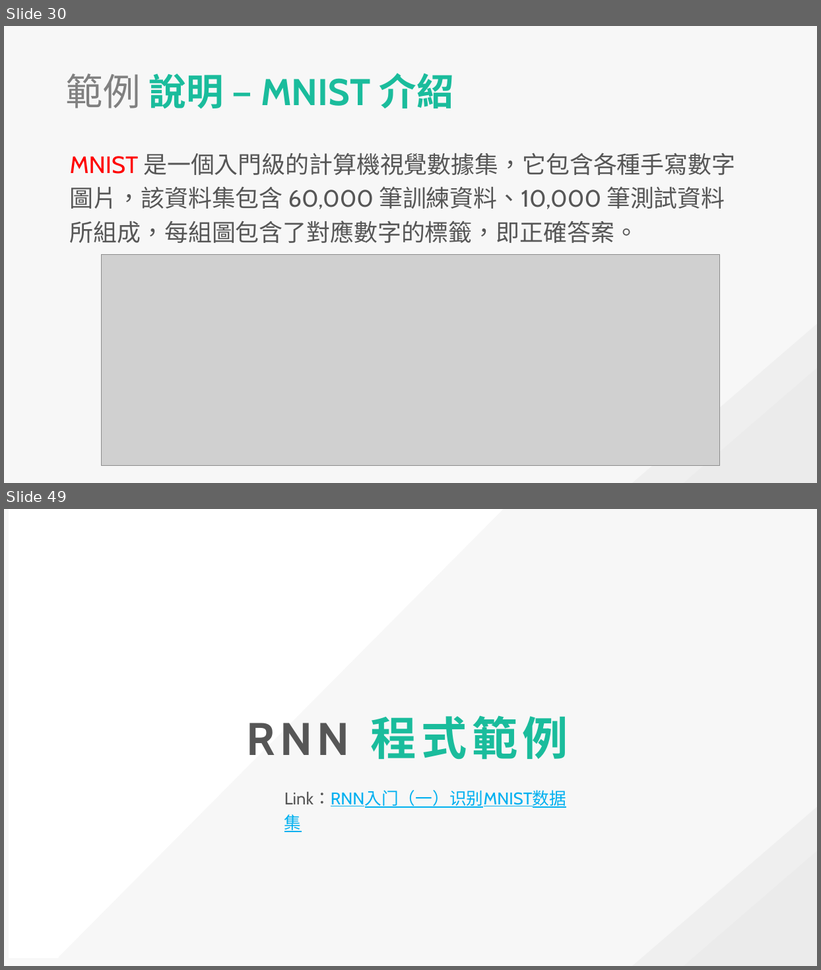
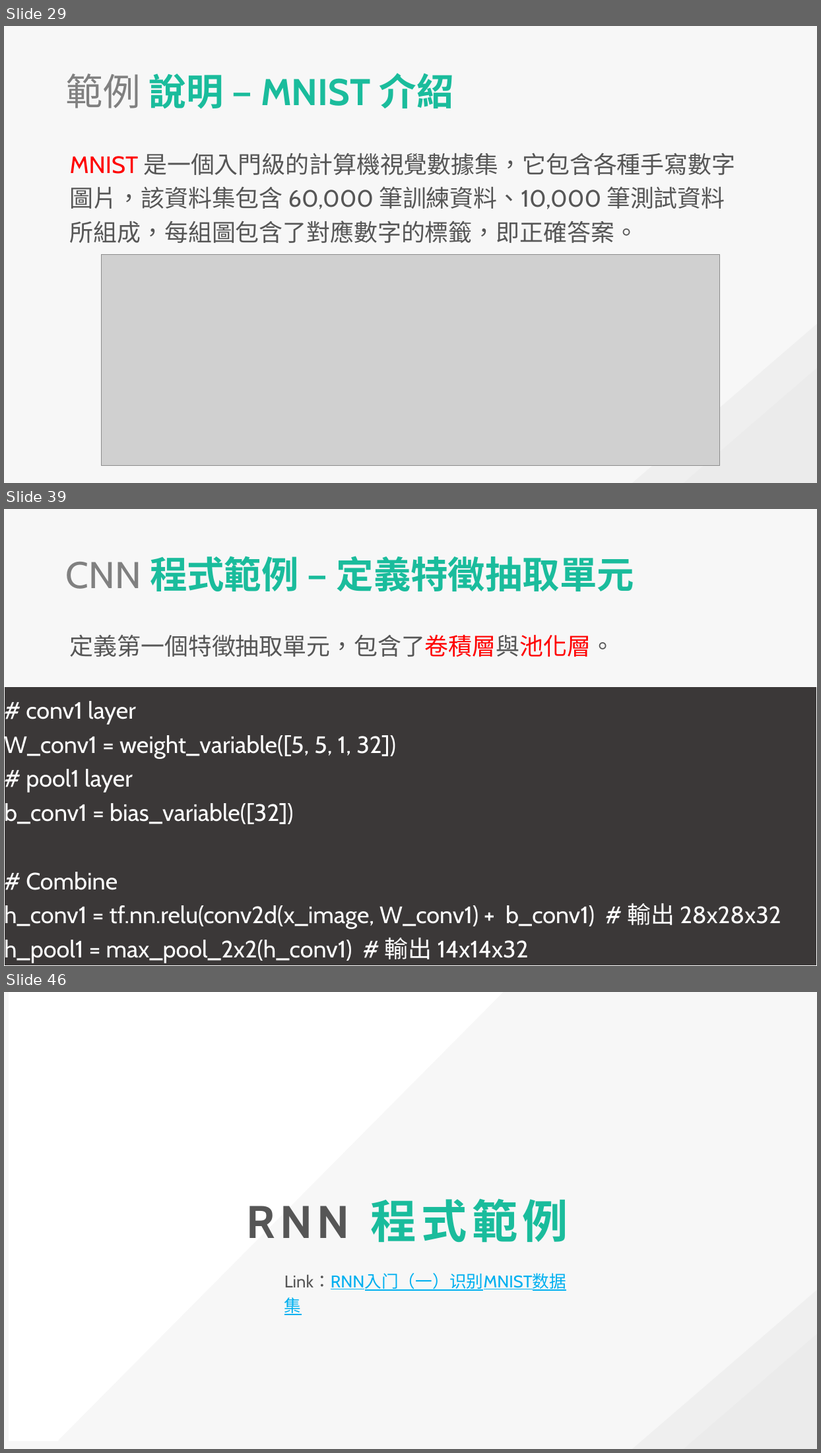
Before and after one commit to explooosion/deep-learn-example, a slide deck: CNN&RNN_20181019.pptx. Shown one above the other, each under a label of ours: slides 30 and 49 before the commit, slides 29, 39 and 46 after it; the slides between them are not shown. The pictures are 821x970 and 821x1453 pixels, drawn with LibreOffice and Linux fonts; fonts in the diff are those of the drawing; grey boxes stand for pictures. Boxes give left, top, right and bottom in pixels: in the first picture for what was removed or moved away, otherwise in the second. Text is boxed around its words. In the diff, an @@ line names an element or a change of style, - is before the commit and + after.

```diff
--- a/CNN&RNN_20181019.pptx
+++ b/CNN&RNN_20181019.pptx
@@ slide 39 added at bbox=[4, 509, 817, 966], background #F7F7F7; not listed: 2 template elements that a slide beside it also shows @@
@@ text added at bbox=[66, 556, 635, 591], 44 pt, text #1ABC9C, bold @@
+CNN 程式範例 – 定義特徵抽取單元
@@ text added at bbox=[70, 634, 614, 657], 28 pt, text #565656 @@
+定義第一個特徵抽取單元，包含了卷積層與池化層。
@@ rectangle added at bbox=[4, 687, 817, 966], fill #3B3838, outline #FFFFFF 0.75 pt, 28 pt, text #FFFFFF @@
+# conv1 layer
+W_conv1 = weight_variable([5, 5, 1, 32])
+# pool1 layer
+b_conv1 = bias_variable([32])
+# Combine
+h_conv1 = tf.nn.relu(conv2d(x_image, W_conv1) + b_conv1) # 輸出 28x28x32
+h_pool1 = max_pool_2x2(h_conv1) # 輸出 14x14x32
@@ what was slide 30 is now slide 29 @@
@@ what was slide 49 is now slide 46 @@
```
Also in this commit, not shown: 2 slides changed, 13 other slides added, 17 slides removed.
